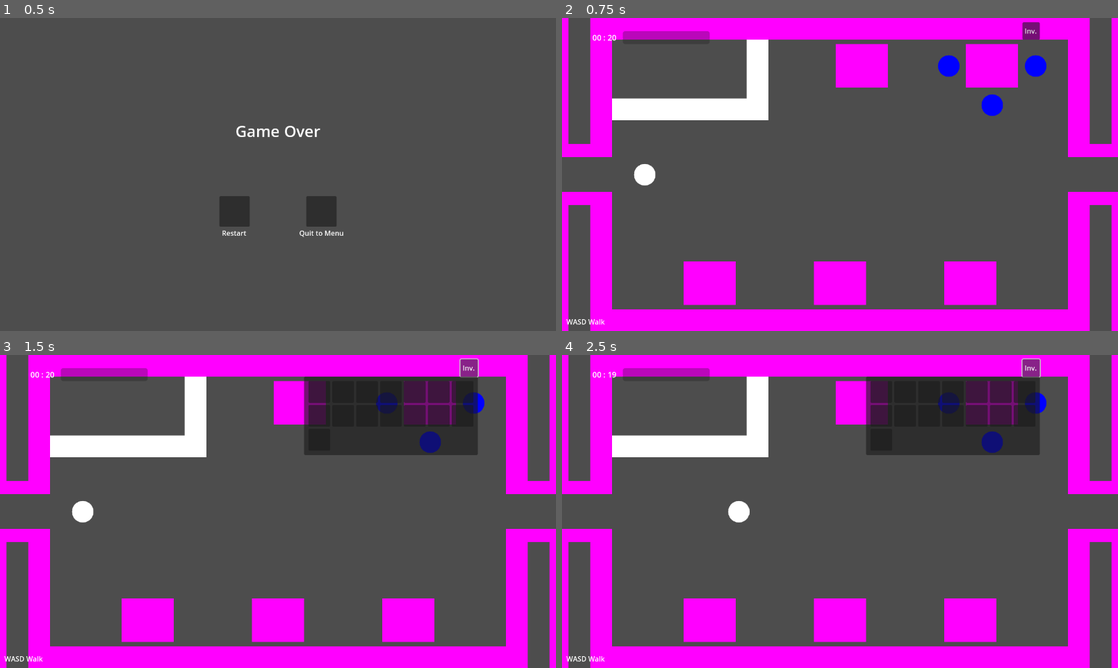
Above: before the commit, frames 1-4 (two rows, left to right).
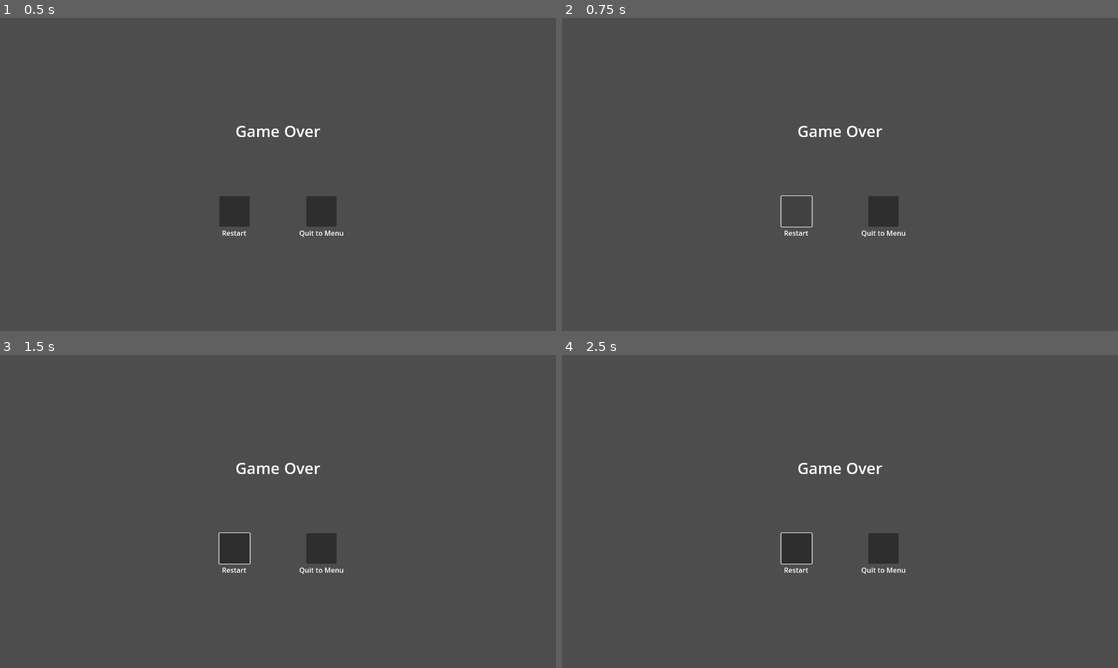
Above: after the commit, the same moments.

Repository: cty012/terror-on-the-tracks-demo
Game: Godot game, scene res://scenes/game_over.tscn
Same seed, same stepped clock (60 frames per second), same inputs: the game is played once before the commit and once after it. This scene is started directly instead of the project's main scene.
Inputs (mouse positions are in pixels of both pictures, inside the frame that each line leads up to):
- Up to frame 1 (0.5 s): no input
- Up to frame 2 (0.75 s): click (795, 212) at 0.52 s
- Up to frame 3 (1.5 s): click (467, 367) at 1.25 s, where only the run before the commit has a clickable "Inv."
- Up to frame 4 (2.5 s): tap Enter at 2 s; hold D from 2.03 s (still down); tap F at 2.1 s; tap Space at 2.27 s

Frame 1 is identical in both runs. In frame 2, 32% of the frame differs, in the area x 0-100%, y 0-100%; in frame 3, 38%; in frame 4, 38%.
Error before the commit: Invalid access to property or key 'msg' on a base object of type 'Nil'. (res://scripts/controllers/temp/label.gd:7)
Error after the commit: Invalid access to property or key 'msg' on a base object of type 'Nil'. (res://scripts/scenes/game_over_scene.gd:35)

Commit message:
Remove temp script

Diff:
--- a/scenes/game.tscn
+++ b/scenes/game.tscn
@@ -335,7 +335,7 @@
 [node name="alfred" type="CharacterBody2D" parent="npc"]
 position = Vector2(250, -250)
 script = ExtResource("7_x2f58")
-character_name = "Professor"
+character_name = "Alfred"
 
 [node name="sprite" type="Sprite2D" parent="npc/alfred"]
 
@@ -351,6 +351,7 @@
 [node name="will" type="CharacterBody2D" parent="npc"]
 position = Vector2(450, -250)
 script = ExtResource("7_x2f58")
+character_name = "Will"
 
 [node name="sprite" type="Sprite2D" parent="npc/will"]
 
@@ -366,6 +367,7 @@
 [node name="thomas" type="CharacterBody2D" parent="npc"]
 position = Vector2(350, -160)
 script = ExtResource("7_x2f58")
+character_name = "Thomas"
 
 [node name="sprite" type="Sprite2D" parent="npc/thomas"]
 
--- a/scenes/game_over.tscn
+++ b/scenes/game_over.tscn
@@ -1,14 +1,13 @@
-[gd_scene load_steps=4 format=3 uid="uid://nt68kuna1fnd"]
+[gd_scene load_steps=3 format=3 uid="uid://nt68kuna1fnd"]
 
 [ext_resource type="Script" path="res://scripts/scenes/game_over_scene.gd" id="1_nu81w"]
-[ext_resource type="Script" path="res://scripts/controllers/temp/label.gd" id="2_mqb8c"]
 
 [sub_resource type="CanvasItemMaterial" id="CanvasItemMaterial_g0uj0"]
 
 [node name="game_over_scene" type="Node2D"]
 script = ExtResource("1_nu81w")
 
-[node name="Label" type="Label" parent="."]
+[node name="label" type="Label" parent="."]
 offset_left = 440.0
 offset_top = 210.0
 offset_right = 840.0
@@ -17,7 +16,6 @@
 text = "Game Over"
 horizontal_alignment = 1
 vertical_alignment = 1
-script = ExtResource("2_mqb8c")
 
 [node name="restart" type="Control" parent="."]
 layout_mode = 3
--- a/scripts/controllers/temp/label.gd
+++ /dev/null
@@ -1,12 +0,0 @@
-extends Label
-
-
-# Called when the node enters the scene tree for the first time.
-func _ready() -> void:
-    var scene = $/root/game_over_scene
-    self.text = scene.data["msg"]
-
-
-# Called every frame. 'delta' is the elapsed time since the previous frame.
-func _process(delta: float) -> void:
-    pass
--- a/scripts/scenes/game_over_scene.gd
+++ b/scripts/scenes/game_over_scene.gd
@@ -11,6 +11,7 @@
 """
 
 var data
+var label: Label
 var restart_btn: Button
 var quit_btn: Button
 
@@ -28,7 +29,9 @@
 
 
 func _ready():
+    label = $/root/game_over_scene/label
     restart_btn = $/root/game_over_scene/restart/button
     quit_btn = $/root/game_over_scene/quit/button
+    label.text = data["msg"]
     restart_btn.pressed.connect(_on_restart)
     quit_btn.pressed.connect(_on_quit)
Binary file added: resources/images/amelia.png
Not shown, added: resources/images/amelia.png.import
Binary file added: resources/images/otto.png
Not shown, added: resources/images/otto.png.import
